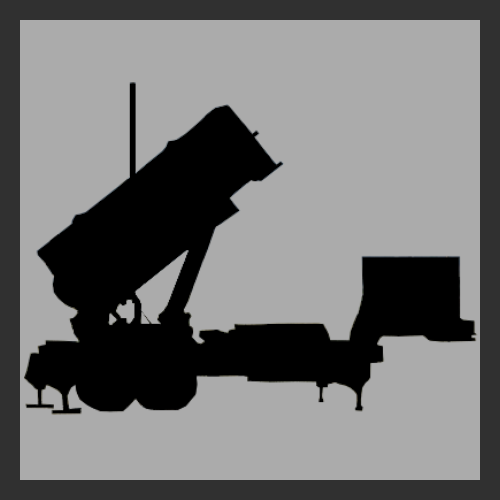
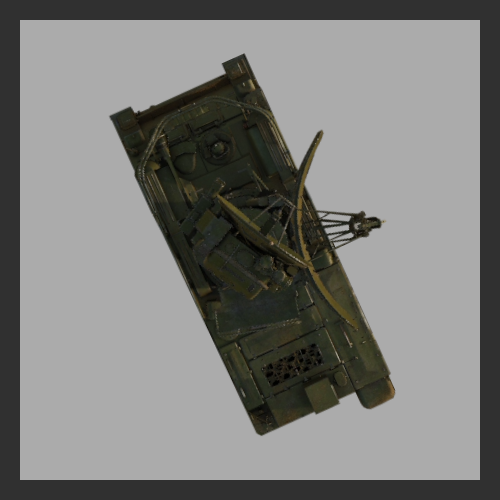
Before/after of a 500 × 500 layered artwork. What changed in the layer stack:
added layer "Alll-Kopie" above "idle.png" over bbox(108, 53, 397, 437)
hid "Patriot.png" over bbox(24, 82, 478, 415)
